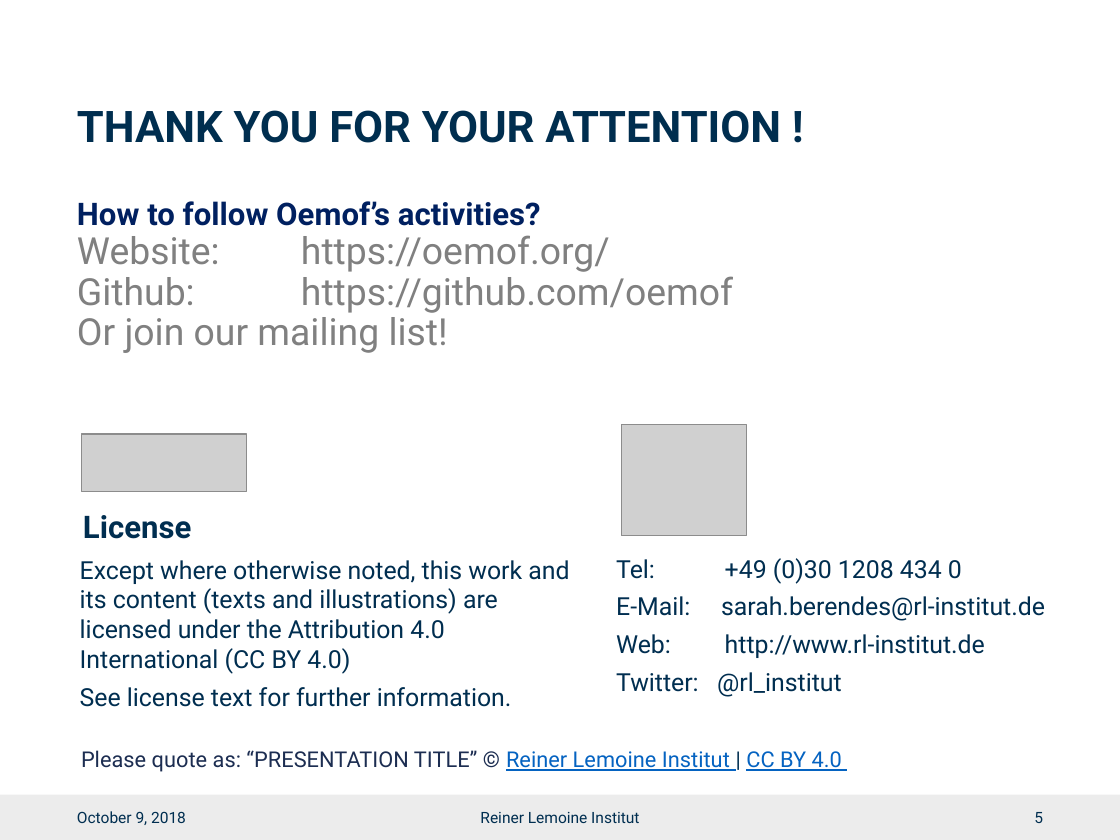
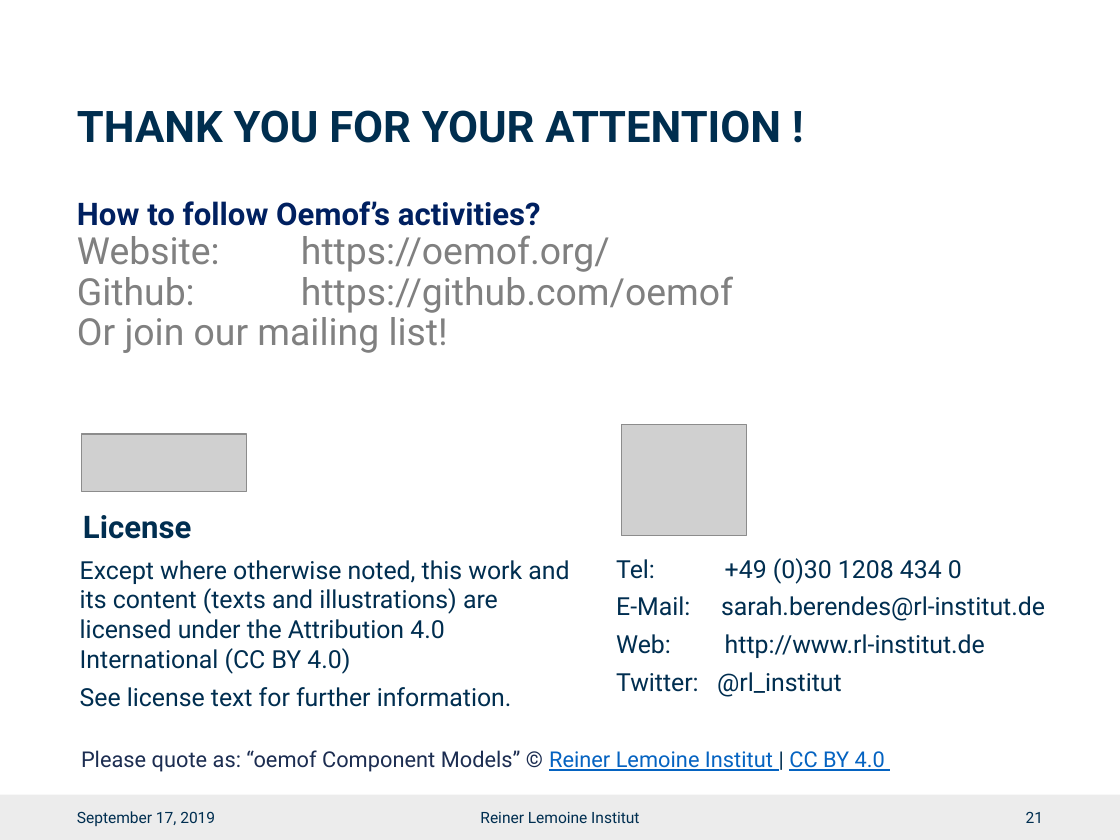
Before and after one commit to smartie2076/oemof_workshop, a slide deck: slide 22 of Oemof_Workshop_05_Components.pptx (slide 6 before the commit). Drawn at 1120x840 pixels with LibreOffice and Linux fonts; fonts in the diff are those of the drawing; grey boxes stand for pictures; background and template pictures are left out. Boxes give left, top, right and bottom in pixels: in the first picture for what was removed or moved away, otherwise in the second. Text is boxed around its words. In the diff, an @@ line names an element or a change of style, - is before the commit and + after.

Commit message:
model_components workshop material is uploaded

```diff
--- a/Oemof_Workshop_05_Components.pptx
+++ b/Oemof_Workshop_05_Components.pptx
@@ text at [81,750,885,772]: text changed @@
-Please quote as: “PRESENTATION TITLE” © Reiner Lemoine Institut | CC BY 4.0
+Please quote as: “oemof Component Models” © Reiner Lemoine Institut | CC BY 4.0
@@ text at [77,811,215,826]: text changed @@
-October 9, 2018
+September 17, 2019
@@ page number at [1026,812,1043,823]: text changed @@
-5
+21
```
Also in this commit, not shown: 2 other slides changed, 19 slides added, 3 slides removed, 5 other files.
